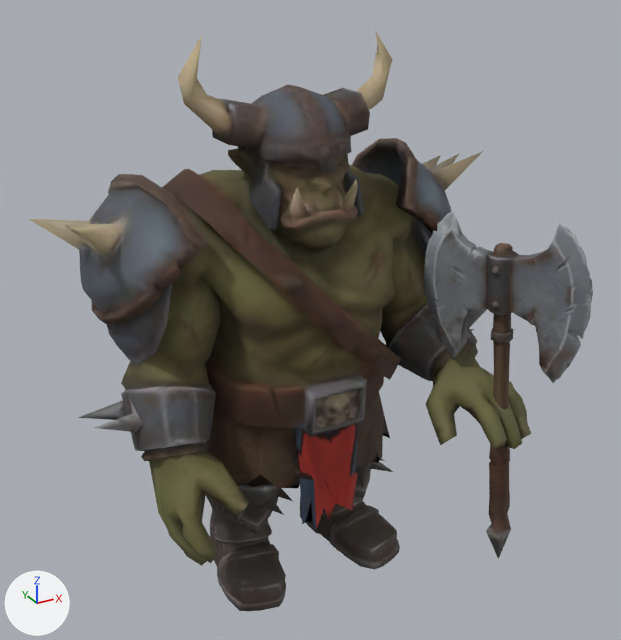
One commit to the glTF model public/models/grunt_v2.glb: the scene before it, then after it.
Both versions are drawn from a 50 mm camera at (-1.88, -3.65, 3.19) aimed at (0.01, -0.22, 1.48). The lights are fixed; the arrows at lower left show +X, +Y and +Z. The picture after the commit comes second. Where no turn or scale is listed for an object, it has been applied to the vertices. Vertices at exactly the same position are counted once.

The first picture shows 'ArmL', 'ArmR', 'Head', 'LegL', 'LegR', 'Torso', 'Weapon'.
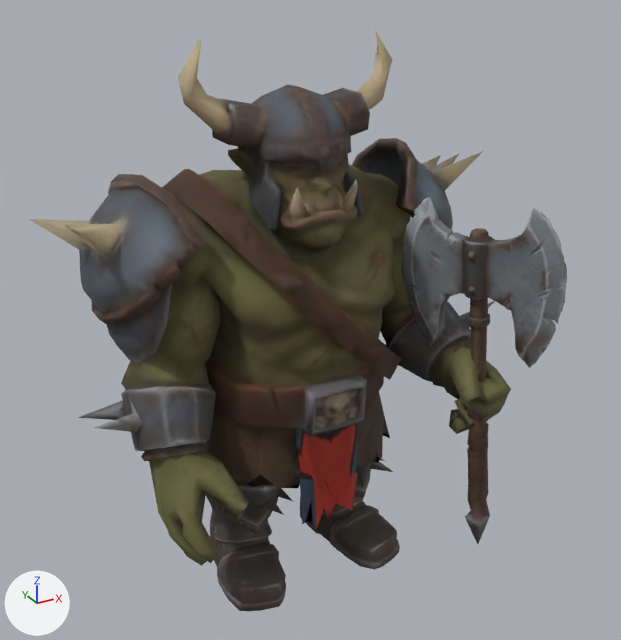
Where the change shows, as pixel boxes [x1, y1, x2, y2] in the pictures (621 x 640 px; the box of a moved part takes in the faces that stretch with it):
'Weapon', moved: before [423, 211, 593, 559]; after [401, 197, 567, 544]
'ArmR', reshaped (11% narrower): before [351, 138, 531, 450]; after [351, 138, 511, 434]
part 1 of me_armr, moved or reshaped: before [389, 304, 531, 450]; after [389, 301, 511, 434]
part 2 of me_armr, surface changed: before [509, 382, 518, 398]; after [472, 413, 498, 424]

The change, as a list of edits to the scene's bpy script:
```text
Change me_armr:
    used by ob_armr; location = (0.768, 0.137, 1.81)
    remove me_armr.from_pydata(...)  # 555 vertices, 1102 faces; spans x -0.354..0.416, y -1.032..0.419, z -0.973..0.454
    add me_armr.from_pydata(...)  # 521 vertices, 1034 faces; spans x -0.354..0.416, y -0.946..0.419, z -0.991..0.454
    me_armr part 1
    89 vertices are removed from x -0.261..0.288, y -1.032..-0.634, z -0.97..-0.689
    229 faces are deleted
    82 vertices move from x -0.253..0.29, y -1.022..-0.428, z -0.973..-0.433 to x -0.217..0.167, y -0.913..-0.428, z -0.98..-0.433
    55 vertices are added at x -0.188..0.135, y -0.946..-0.6, z -0.991..-0.568
    161 new faces join them
    me_armr part 2: 1 kept faces spanning x -0.081..0.099, y -0.829..-0.799, z -0.894..-0.854 get new texture (UV) coordinates
Change ob_weapon:
    ob_weapon.location: (0.816, -0.759, 0.995) -> (0.741, -0.668, 1.054)
```
